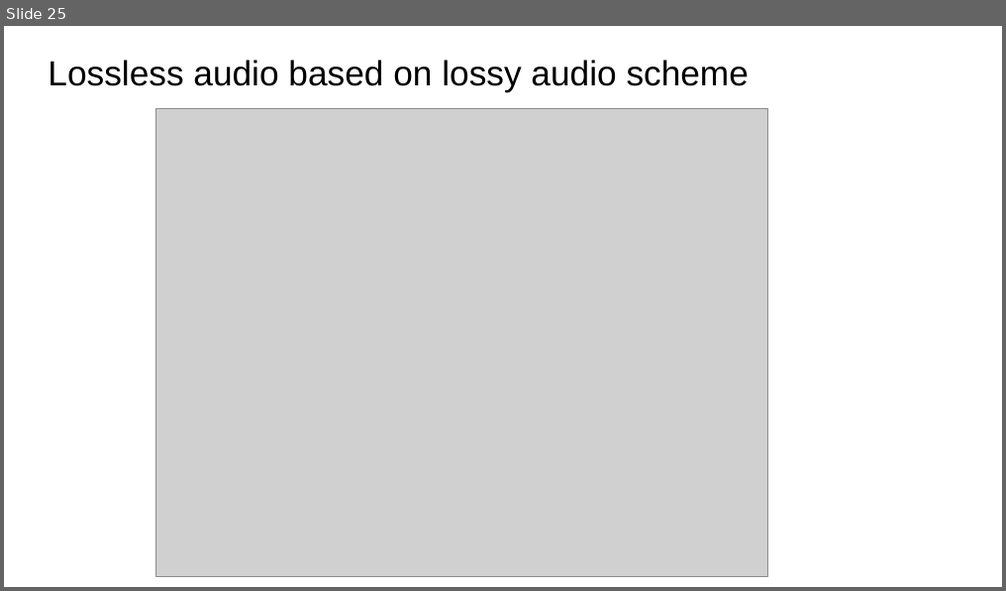
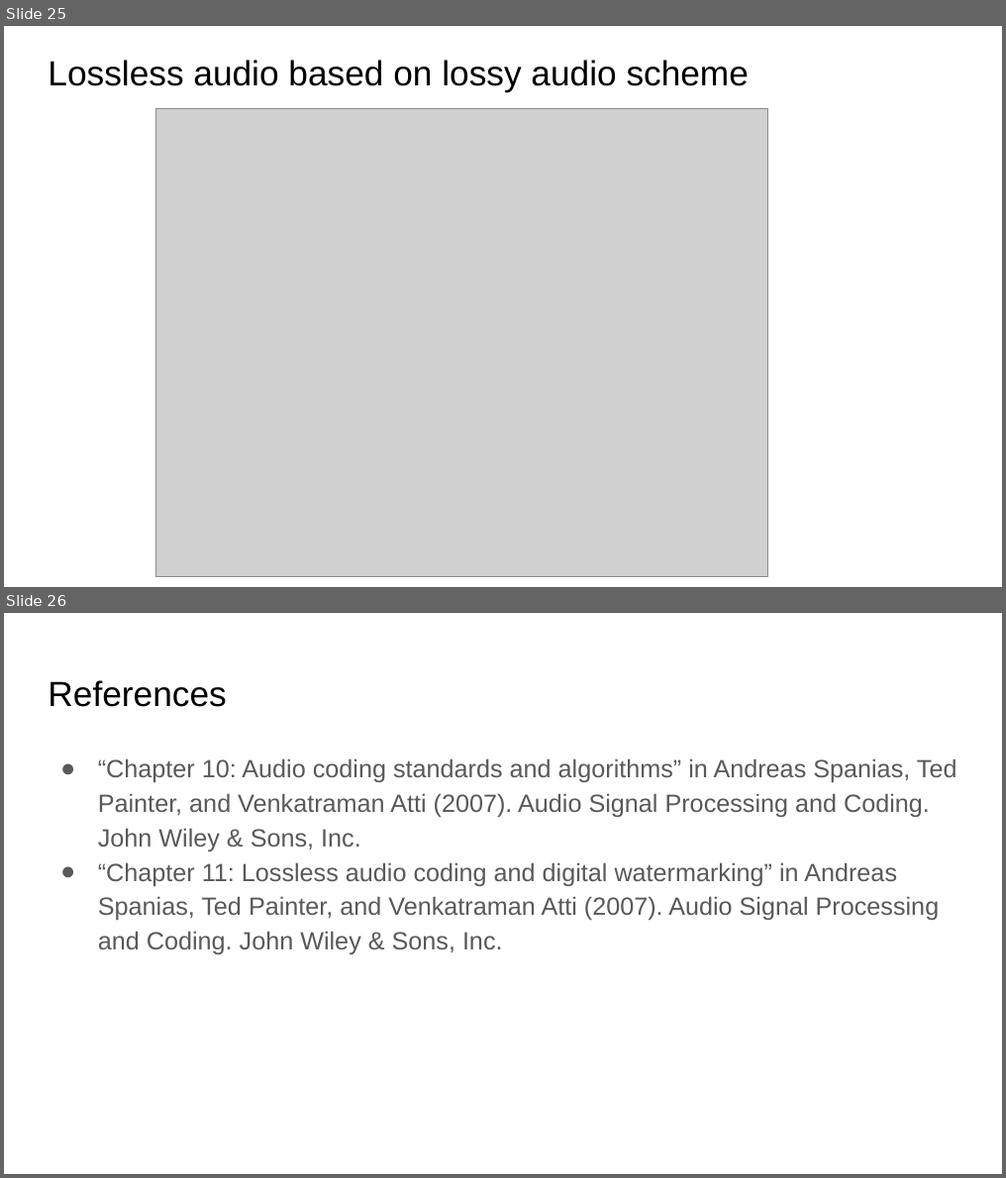
Before and after one commit to xserra/audio-coding-materials, a slide deck: lectures/5. Audio coding standards.pptx. Shown one above the other, each under a label of ours: slide 25 before the commit, slides 25 and 26 after it. The pictures are 1006x591 and 1006x1178 pixels, drawn with LibreOffice and Linux fonts; fonts in the diff are those of the drawing; grey boxes stand for pictures. Boxes give left, top, right and bottom in pixels: in the first picture for what was removed or moved away, otherwise in the second. Text is boxed around its words. In the diff, an @@ line names an element or a change of style, - is before the commit and + after.

```diff
--- a/lectures/5. Audio coding standards.pptx
+++ b/lectures/5. Audio coding standards.pptx
@@ slide 26 added at box(4, 613, 1002, 1174), background #FFFFFF @@
@@ title added at box(48, 680, 226, 707), 25.2 pt, text #000000 @@
+References
@@ text added at box(98, 759, 957, 955), 18 pt, text #595959 @@
+● “Chapter 10: Audio coding standards and algorithms” in Andreas Spanias, Ted Painter, and Venkatraman Atti (2007). Audio Signal Processing and Coding. John Wiley & Sons, Inc.
+● “Chapter 11: Lossless audio coding and digital watermarking” in Andreas Spanias, Ted Painter, and Venkatraman Atti (2007). Audio Signal Processing and Coding. John Wiley & Sons, Inc.
```
Also in this commit, not shown: 10 slides changed, 2 other slides added, 2 slides removed.
